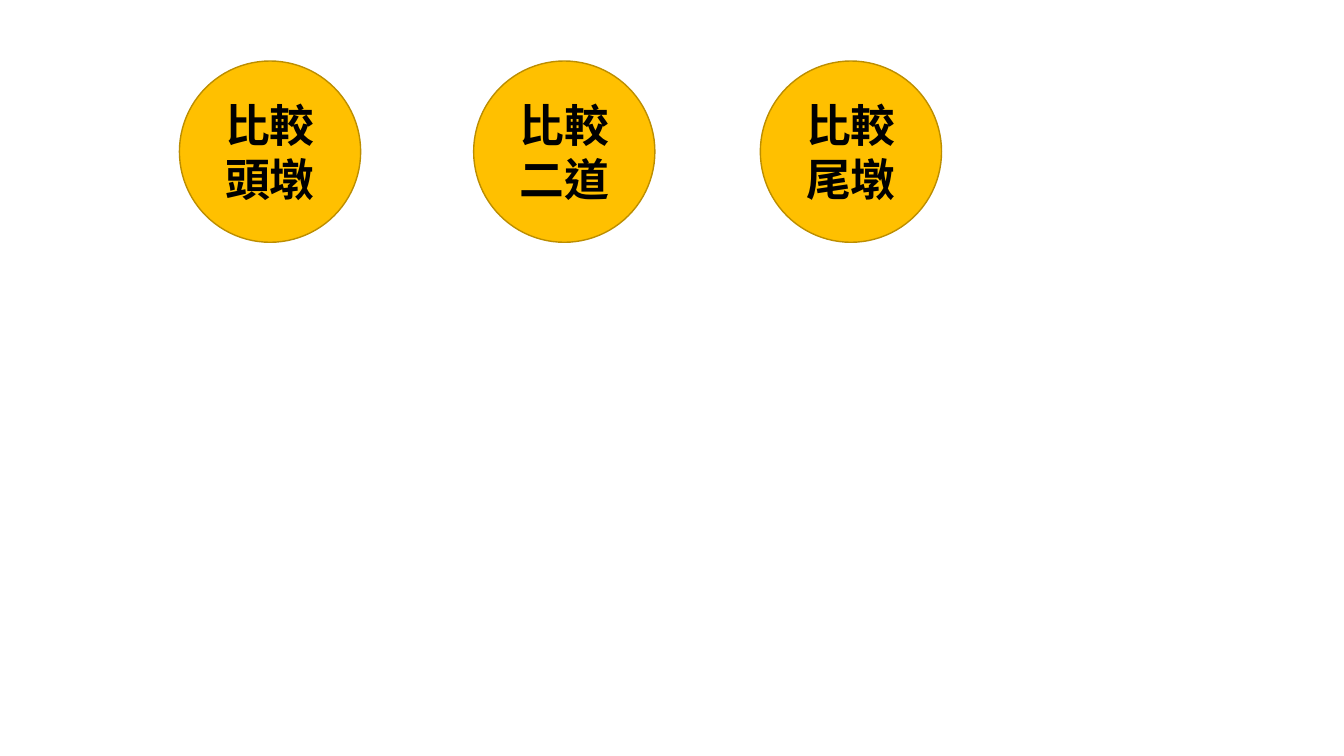
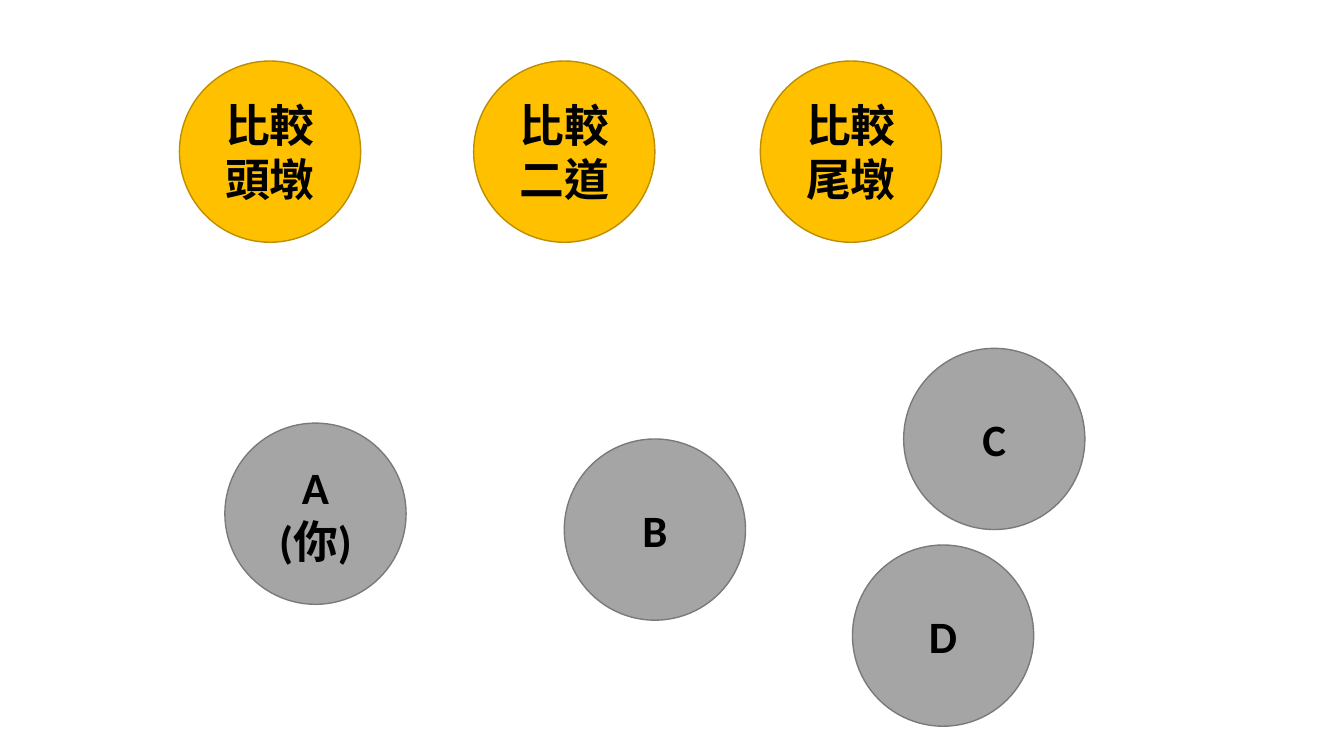
Before and after one commit to findketsuro/thirteen-branches, a slide deck: slide 5 of 圖片製作.pptx. Drawn at 1344x756 pixels with LibreOffice and Linux fonts; fonts in the diff are those of the drawing. Boxes give left, top, right and bottom in pixels: in the first picture for what was removed or moved away, otherwise in the second. Text is boxed around its words. In the diff, an @@ line names an element or a change of style, - is before the commit and + after.

```diff
--- a/圖片製作.pptx
+++ b/圖片製作.pptx
@@ ellipse added at (903, 349, 1085, 530), fill #A5A5A5, outline #7A7A7A 1 pt, 32 pt, text #000000, bold @@
+C
@@ ellipse added at (225, 423, 406, 605), fill #A5A5A5, outline #7A7A7A 1 pt, 32 pt, text #000000, bold @@
+A
+(你)
@@ ellipse added at (565, 439, 746, 620), fill #A5A5A5, outline #7A7A7A 1 pt, 32 pt, text #000000, bold @@
+B
@@ ellipse added at (853, 545, 1034, 727), fill #A5A5A5, outline #7A7A7A 1 pt, 32 pt, text #000000, bold @@
+D
```
Also in this commit, not shown: 5 other files.
